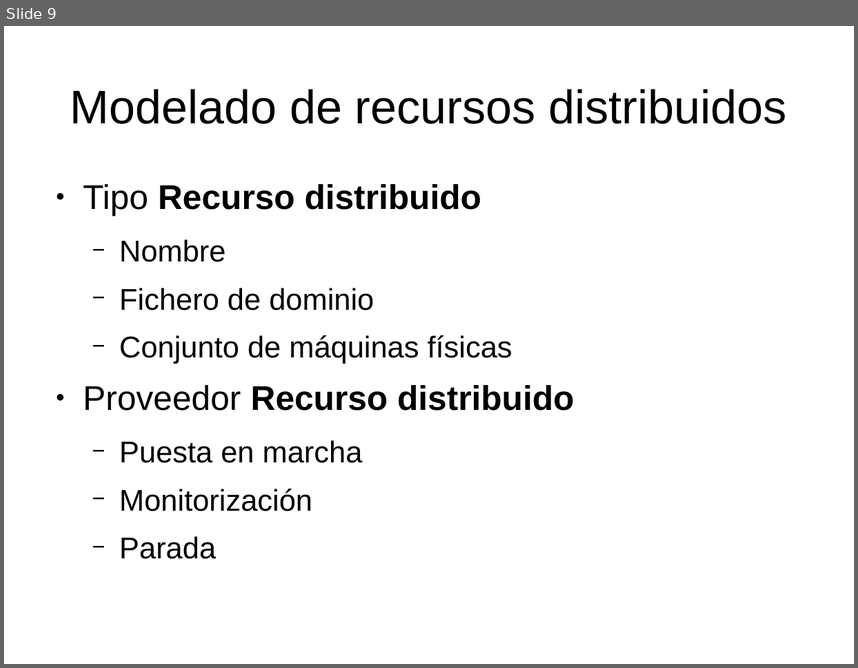
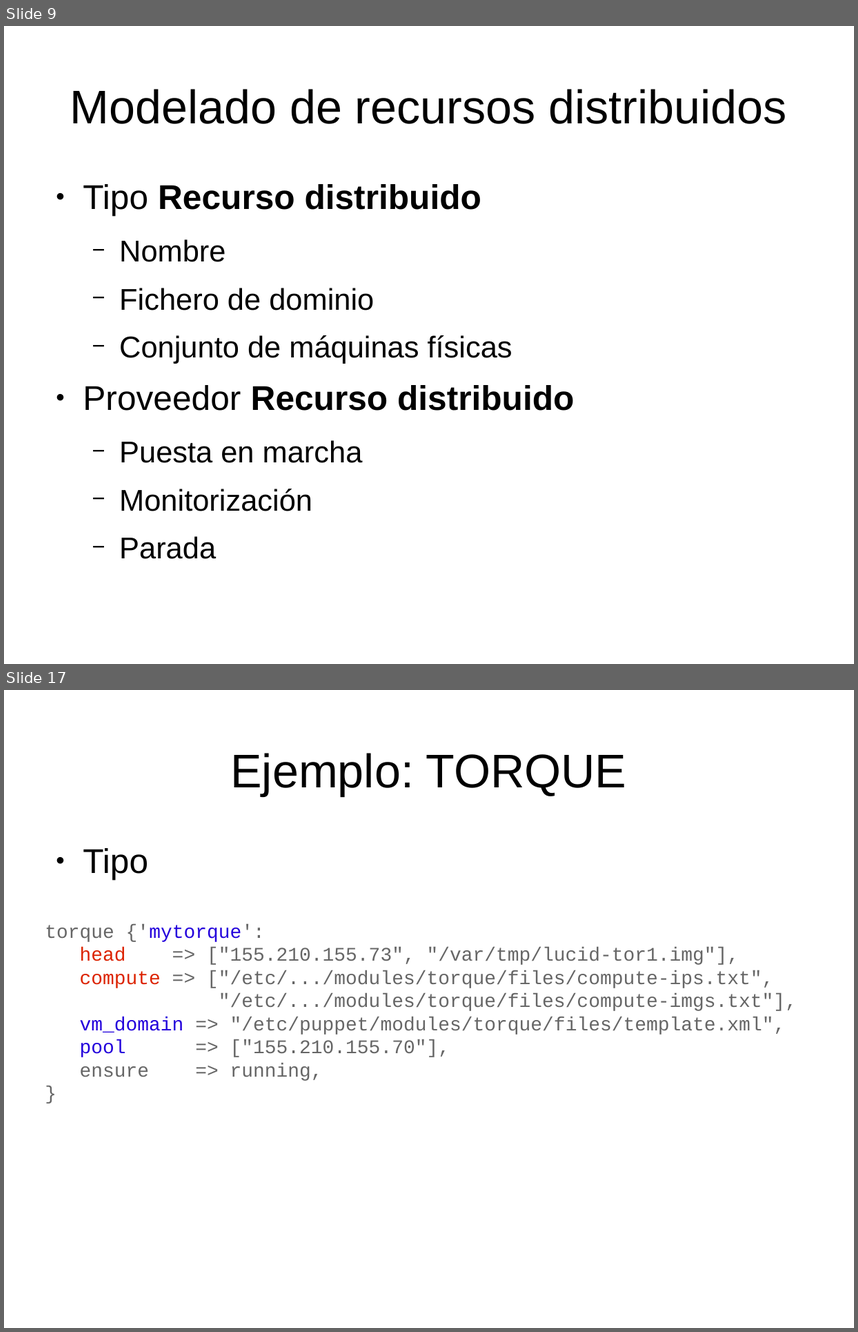
Before and after one commit to dcere/pfc, a slide deck: adm/presentacion/presentacion.odp. Shown one above the other, each under a label of ours: slide 9 before the commit, slides 9 and 17 after it; the slides between them are not shown. The pictures are 858x668 and 858x1332 pixels, drawn with LibreOffice and Linux fonts; fonts in the diff are those of the drawing. Boxes give left, top, right and bottom in pixels: in the first picture for what was removed or moved away, otherwise in the second. Text is boxed around its words. In the diff, an @@ line names an element or a change of style, - is before the commit and + after.

```diff
--- a/adm/presentacion/presentacion.odp
+++ b/adm/presentacion/presentacion.odp
@@ slide 17 added at <box>4,690,854,1328</box>, background #FFFFFF @@
@@ title added at <box>230,753,627,796</box>, 44 pt, text #000000 @@
+Ejemplo: TORQUE
@@ text added at <box>83,848,148,880</box>, 32 pt, text #000000 @@
+● Tipo
@@ text added at <box>45,924,797,1081</box>, 18 pt, text #666666 @@
+torque {'mytorque':
+head => ["155.210.155.73", "/var/tmp/lucid-tor1.img"],
+compute => ["/etc/.../modules/torque/files/compute-ips.txt",
+"/etc/.../modules/torque/files/compute-imgs.txt"],
+vm_domain => "/etc/puppet/modules/torque/files/template.xml",
+pool => ["155.210.155.70"],
+ensure => running,
+}
```
Also in this commit, not shown: 7 slides changed, 9 other slides added, 1 slide removed, 2 other files.
